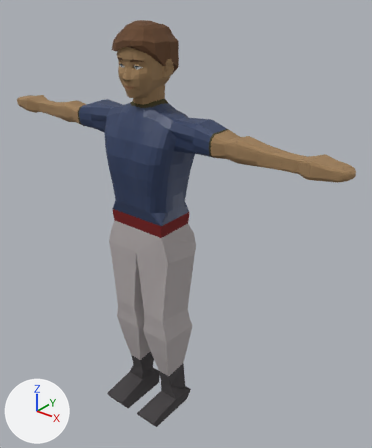
Before and after pictures for a commit that changed the glTF model client/public/Character models/main character.glb.
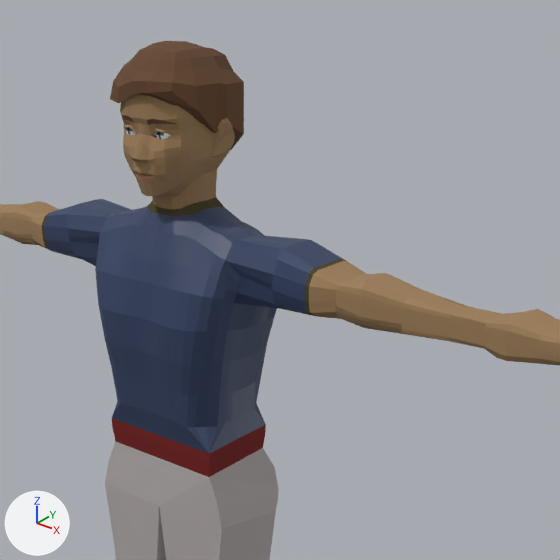
Old and new are each drawn whole from a 50 mm camera at (1.248, -1.326, 1.704) aimed at (0.111, 0.094, 0.823) and again close up on the part from 15% to 90% of the width and 0% to 62% of the height. The lights are fixed; the arrows at lower left show +X, +Y and +Z. The first two pictures are the older version. Where no turn or scale is listed for an object, it has been applied to the vertices. Vertices at exactly the same position are counted once.

Objects in the first close-up: 'Hair', 'main character'.
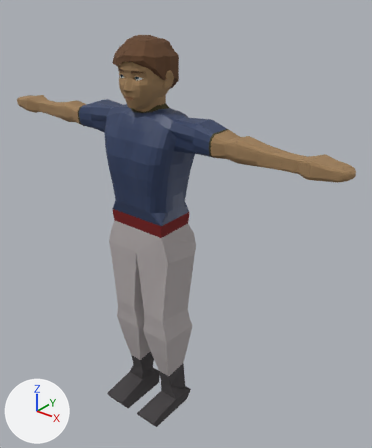
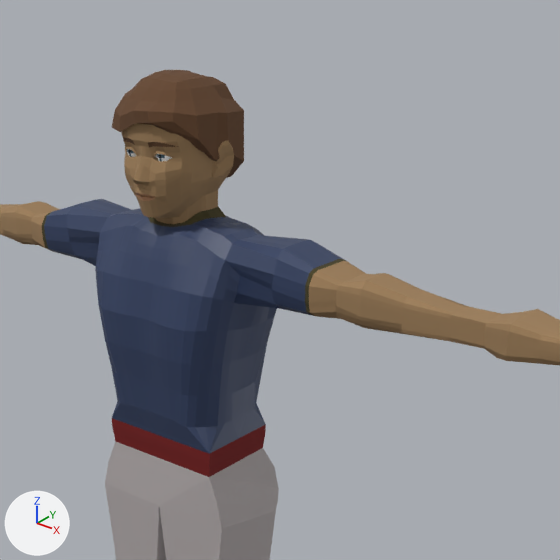
Pixel boxes [x1, y1, x2, y2] of what changed, in the close-ups (560 x 560 px; the box of a moved part takes in the faces that stretch with it):
'main character', reshaped
    before: [0, 94, 560, 560]
    after: [0, 123, 560, 560]
'Hair', moved
    before: [110, 41, 244, 150]
    after: [112, 70, 244, 178]
part 2 of me_cube_006, moved or reshaped
    before: [156, 131, 172, 139]
    after: [157, 154, 172, 162]
part 3 of me_cube_006, moved or reshaped
    before: [126, 127, 136, 135]
    after: [127, 149, 137, 157]
part 4 of me_cube_006, moved or reshaped
    before: [120, 94, 235, 197]
    after: [121, 123, 234, 218]
part 5 of me_cube_006, moved or reshaped
    before: [149, 161, 222, 216]
    after: [149, 182, 223, 227]
part 6 of me_cube_006, moved or reshaped
    before: [127, 174, 217, 241]
    after: [127, 195, 240, 241]
part 7 of me_cube_006, moved or reshaped
    before: [135, 207, 244, 230]
    after: [136, 210, 244, 230]
part 8 of me_cube_006, moved or reshaped
    before: [205, 170, 224, 207]
    after: [206, 190, 226, 217]

What changed in the scene script:
```text
Change me_cube_006:
    used by ob_main_character; location = (0.011, -0.038, 0.0)
    remove me_cube_006.from_pydata(...)  # 2233 vertices, 4452 faces; spans x -0.77..0.76, y -0.14..0.16, z -0.03..1.54
    add me_cube_006.from_pydata(...)  # 2233 vertices, 4452 faces; spans x -0.77..0.76, y -0.14..0.16, z -0.03..1.51
    me_cube_006 part 2: the loose piece of 96 vertices spanning x 0.02..0.05, y -0.04..-0.01, z 1.42..1.45 is moved by (0.0, 0.0, -0.04)
    me_cube_006 part 3: the loose piece of 96 vertices spanning x -0.05..-0.02, y -0.04..-0.01, z 1.42..1.45 is moved by (0.0, 0.0, -0.04)
    me_cube_006 part 4: 581 of the vertices in x -0.1..0.09, y -0.07..0.14, z 1.32..1.54 are moved by (0.0, 0.0, -0.04)
    me_cube_006 part 5: 22 of the vertices in x -0.06..0.05, y 0.0..0.11, z 1.3..1.36 are moved by (0.0, 0.0, -0.03)
    me_cube_006 part 6: 51 of the vertices in x -0.07..0.06, y -0.01..0.12, z 1.29..1.31 are moved by (0.0, 0.0, -0.02)
    me_cube_006 part 7: all 6 vertices in x -0.09..0.08, y 0.05..0.09, z 1.28 are moved by (0.0, 0.0, -0.01)
    me_cube_006 part 8: all 3 vertices in x 0.04..0.05, y 0.07..0.09, z 1.31 are moved by (0.01, 0.0, -0.02)
    other edits to the shape of me_cube_006 do not show in these pictures
Change me_cube_001:
    used by ob_hair; location = (0.011, -0.038, 0.0)
    remove me_cube_001.from_pydata(...)  # 98 vertices, 192 faces; spans x -0.101..0.087, y -0.061..0.154, z 1.376..1.566
    add me_cube_001.from_pydata(...)  # 98 vertices, 192 faces; spans x -0.101..0.087, y -0.061..0.154, z 1.33..1.52
    me_cube_001 part 1: the whole mesh is moved by (0.0, 0.0, -0.045)
```
